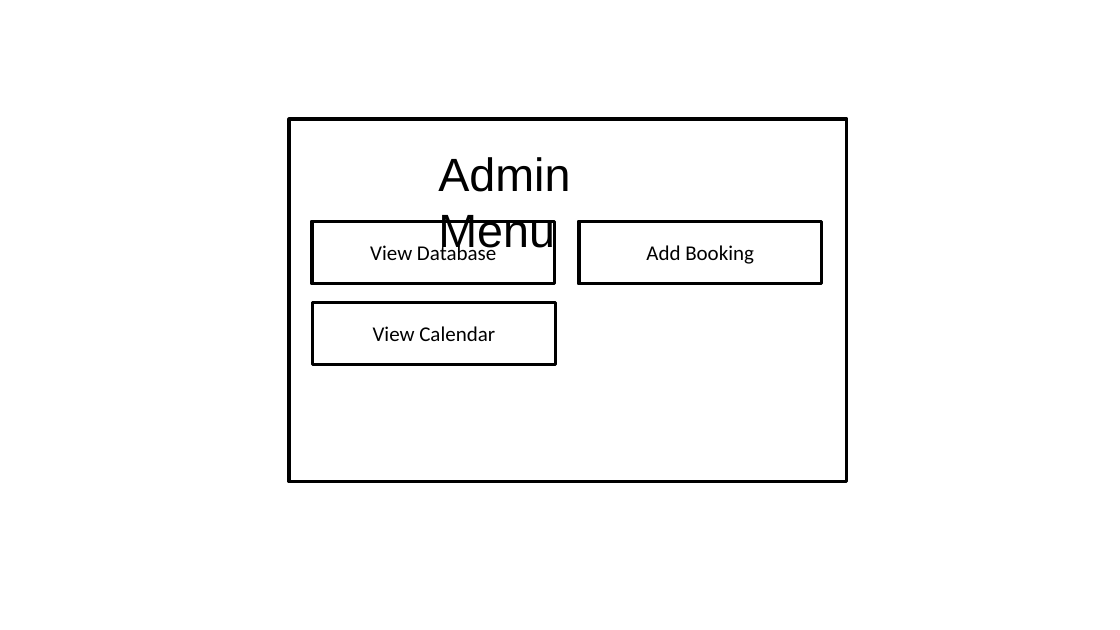
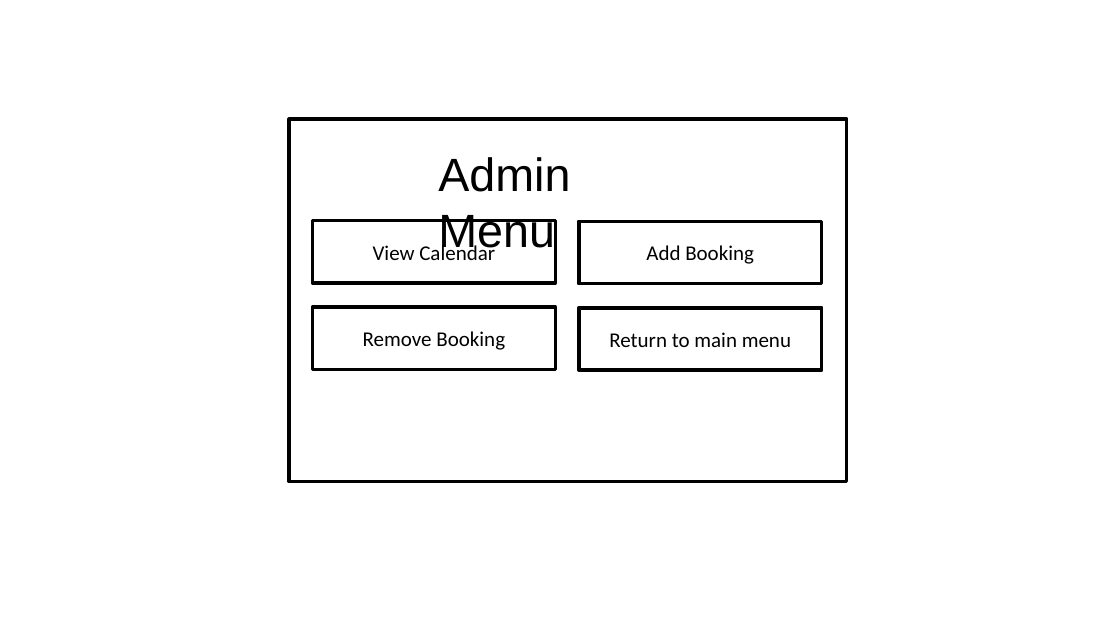
Before and after one commit to lloydieG1/Artisan-crepes-, a slide deck: slide 6 of Prototype Appearance.pptx. Drawn at 1120x630 pixels with LibreOffice and Linux fonts; fonts in the diff are those of the drawing. Boxes give left, top, right and bottom in pixels: in the first picture for what was removed or moved away, otherwise in the second. Text is boxed around its words. In the diff, an @@ line names an element or a change of style, - is before the commit and + after.

Commit message:
staff can now delete bookings from database!, phew. Also made design look more like actual prototype

```diff
--- a/Prototype Appearance.pptx
+++ b/Prototype Appearance.pptx
@@ rectangle removed at (312, 221, 555, 283) @@
-View Database
@@ rectangle "View Calendar": place and size @@
-rectangle "View Calendar" at (313, 302, 555, 365)
+rectangle "View Calendar" at (313, 221, 555, 283)
@@ rectangle added at (313, 308, 555, 370), outline #000000 3 pt, 18 pt, text #000000 @@
+Remove Booking
@@ rectangle added at (579, 308, 822, 370), outline #000000 3 pt, 18 pt, text #000000 @@
+Return to main menu
```
Also in this commit, not shown: 2 other slides changed, 2 slides added, 2 slides removed, 2 other files.
